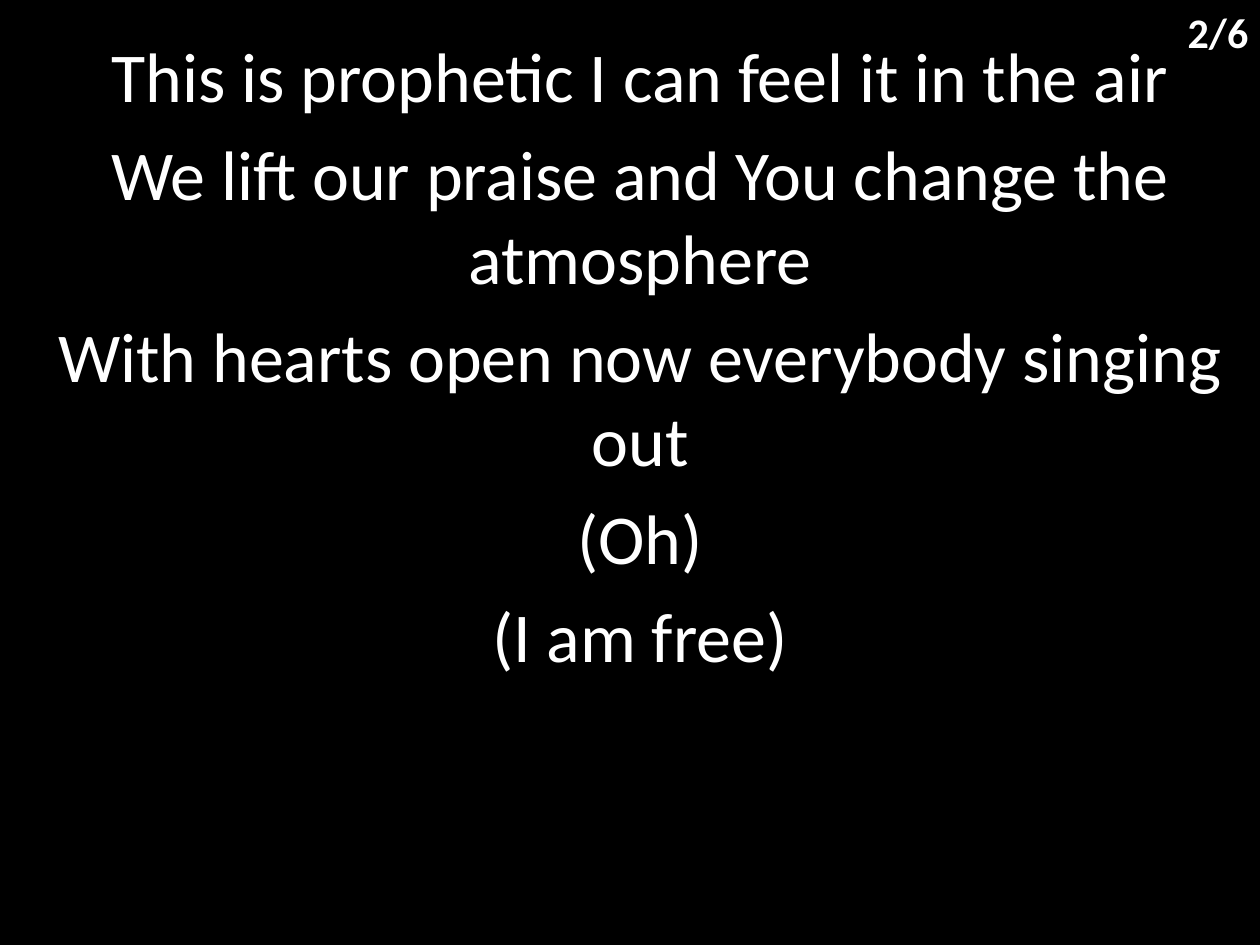
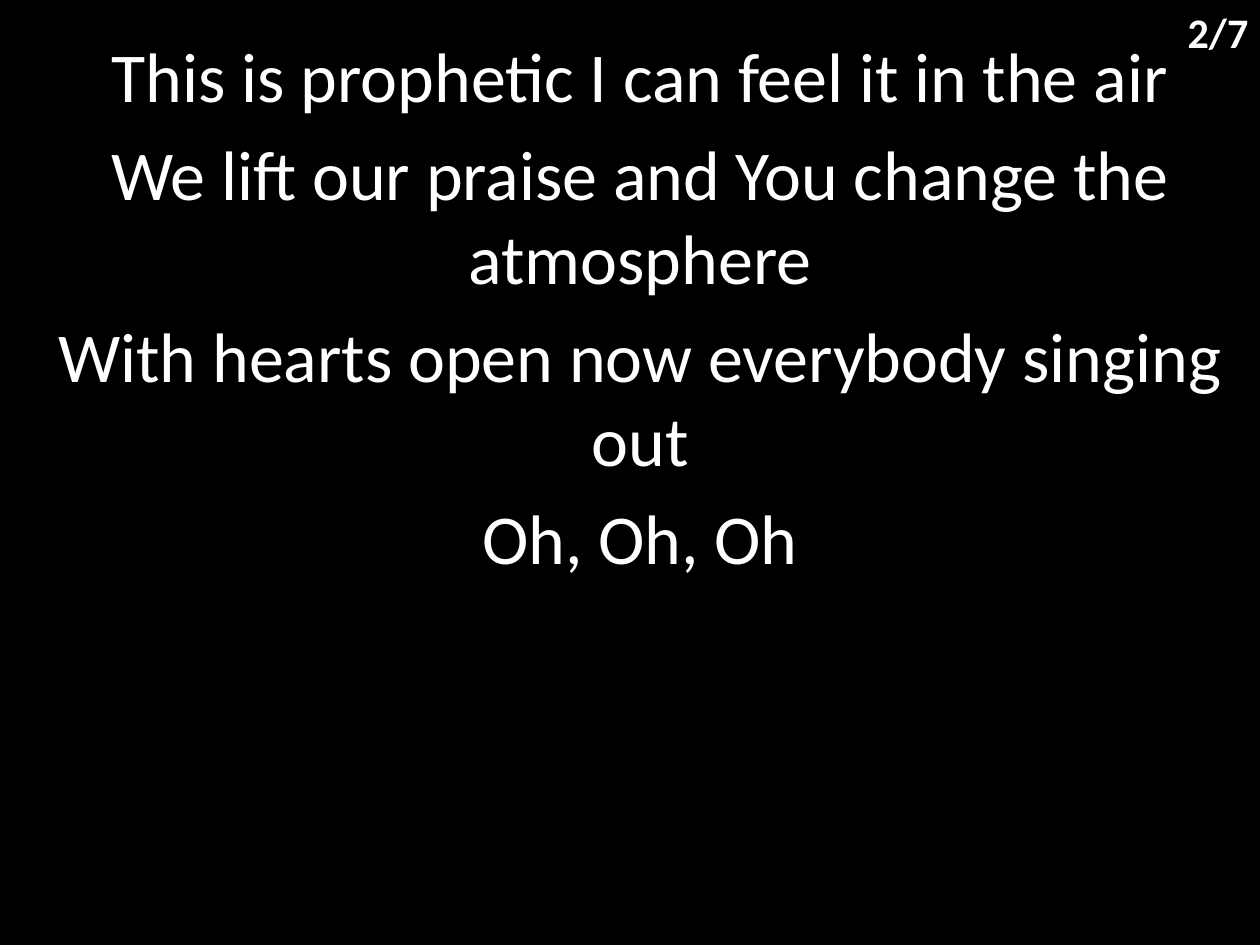
Before and after one commit to hoo-are-ya/worship, a slide deck: slide 4 of docs/songs_2022-11-27.pptx (slide 5 before the commit). Drawn at 1260x945 pixels with LibreOffice and Linux fonts; fonts in the diff are those of the drawing. Boxes give left, top, right and bottom in pixels: in the first picture for what was removed or moved away, otherwise in the second. Text is boxed around its words. In the diff, an @@ line names an element or a change of style, - is before the commit and + after.

```diff
--- a/docs/songs_2022-11-27.pptx
+++ b/docs/songs_2022-11-27.pptx
@@ text at bbox=[1188, 18, 1249, 50]: text changed @@
-2/6
+2/7
@@ subtitle at bbox=[482, 515, 798, 573]: text changed @@
-(Oh)
-(I am free)
+Oh, Oh, Oh
```
Also in this commit, not shown: 6 other slides changed, 1 slide added, 13 slides removed, 1 other file.
